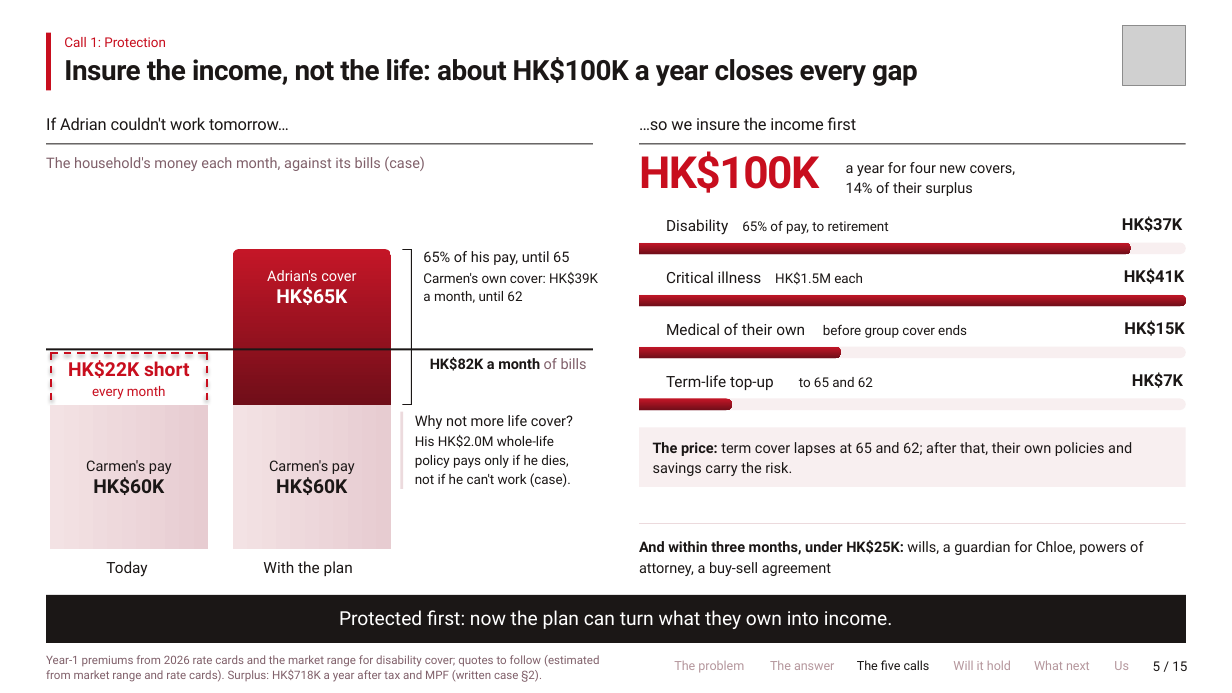
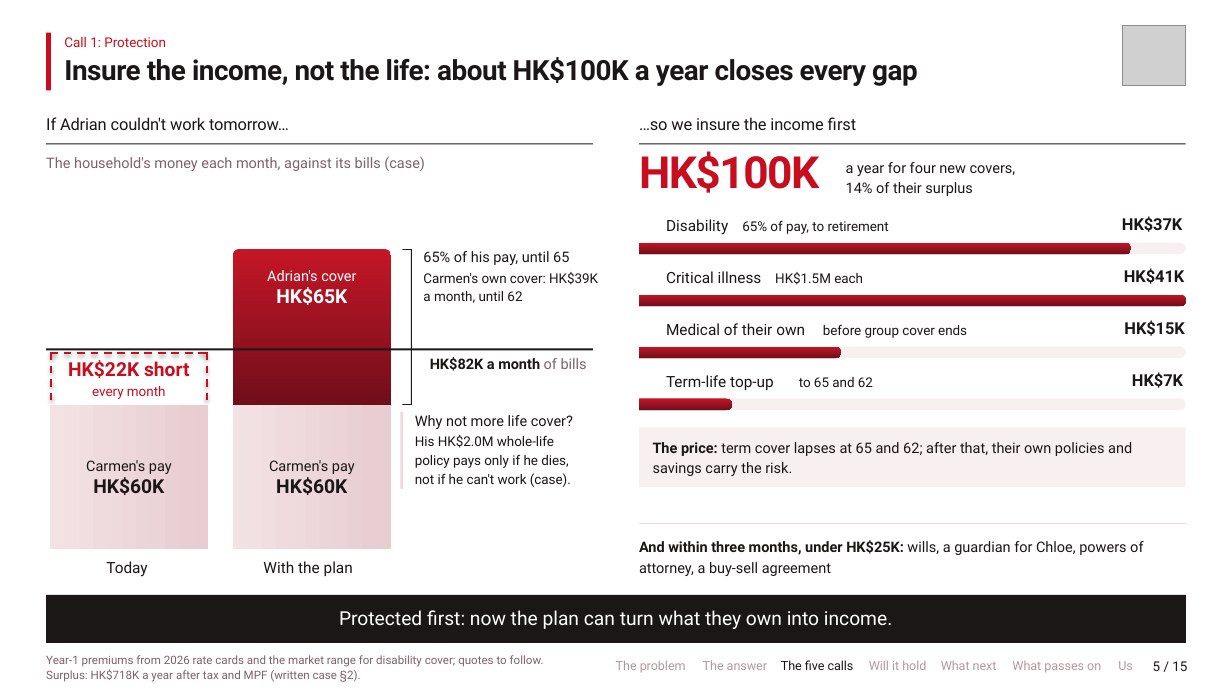
Before and after one commit to Peeradonn/finplan, a slide deck: slide 5 of round2/Axis_present.pptx. Drawn at 1232x693 pixels with LibreOffice and Linux fonts; fonts in the diff are those of the drawing; grey boxes stand for pictures; background and template pictures are left out. Boxes give left, top, right and bottom in pixels: in the first picture for what was removed or moved away, otherwise in the second. Text is boxed around its words. In the diff, an @@ line names an element or a change of style, - is before the commit and + after.

```diff
--- a/round2/Axis_present.pptx
+++ b/round2/Axis_present.pptx
@@ text at <box>46,655,544,682</box>: text changed @@
-Year-1 premiums from 2026 rate cards and the market range for disability cover; quotes to follow (estimated
-from market range and rate cards). Surplus: HK$718K a year after tax and MPF (written case §2).
+Year-1 premiums from 2026 rate cards and the market range for disability cover; quotes to follow.
+Surplus: HK$718K a year after tax and MPF (written case §2).
@@ text "The problem": place and size @@
-text "The problem" at <box>674,661,744,673</box>
+text "The problem" at <box>616,660,686,673</box>
@@ text "The answer": place and size @@
-text "The answer" at <box>770,660,834,670</box>
+text "The answer" at <box>703,660,767,670</box>
@@ text "The five calls": place and size @@
-text "The five calls" at <box>857,660,930,670</box>
+text "The five calls" at <box>781,660,854,670</box>
@@ text "Will it hold": place and size @@
-text "Will it hold" at <box>953,660,1011,670</box>
+text "Will it hold" at <box>869,660,926,670</box>
@@ text "What next": place and size @@
-text "What next" at <box>1034,660,1090,670</box>
+text "What next" at <box>941,661,997,670</box>
@@ text added at <box>1012,661,1101,673</box>, 9.8 pt, text #B5979D @@
+What passes on
@@ text "Us": place and size @@
-text "Us" at <box>1114,661,1129,670</box>
+text "Us" at <box>1118,661,1133,670</box>
```
Also in this commit, not shown: 12 other slides changed, 13 other files.
